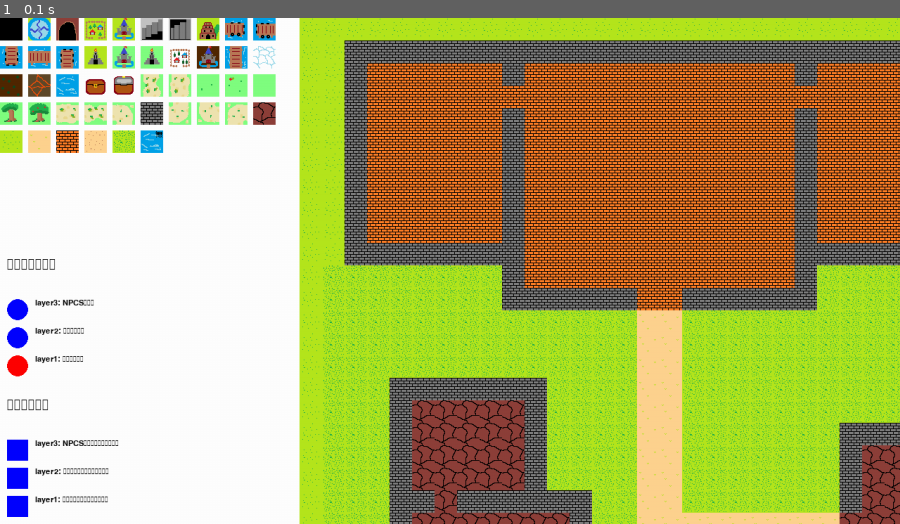
Above: before the commit, frame 1.
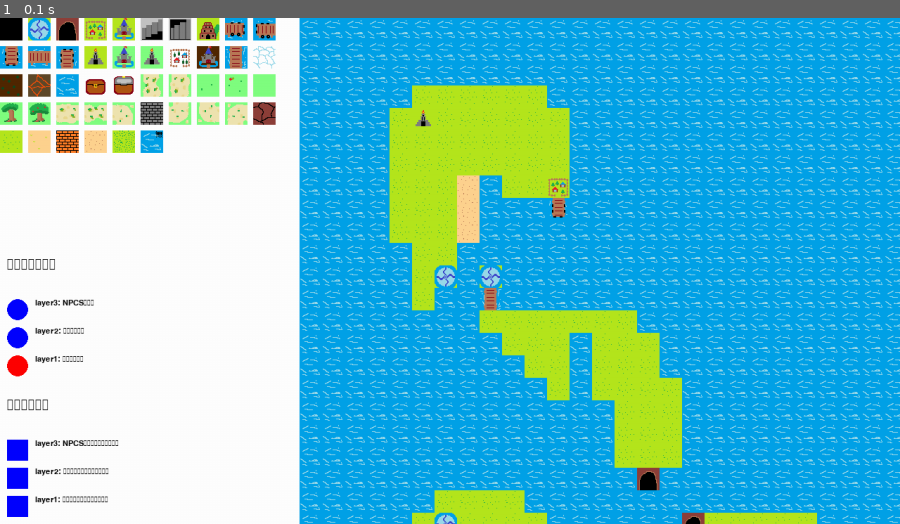
Above: after the commit, the same moment.

Repository: YahiroRyo/iot_game
Game: pygame game, started from map_editor/main.py
The game is run twice, just before and just after one commit, with the same random seed, the same clock (stepped at 60 frames per second) and the same inputs.
Inputs:
- Up to frame 1 (0.1 s): no input

The runs differ from the first frame. In frame 1, 65% of the frame differs, in the area x 33-100%, y 0-100%.

Commit message:
海のバグ修正

Diff:
--- a/map_editor/config.py
+++ b/map_editor/config.py
@@ -15,7 +15,7 @@
 #
 # ////////////////////////////////////////////////
 MAP_IS_LOAD = True
-MAP_NAME = "ジルジノ"
+MAP_NAME = "海"
 MAP_WIDTH = 48
 MAP_HEIGHT = 48
 MAP_MSIZE = 32
--- a/maps/海.json
+++ b/maps/海.json
@@ -2,8 +2,7 @@
   "name": "海",
   "conf": {
     "monster_info": {
-      "kinds": [
-      ],
+      "kinds": [],
       "min": 0,
       "max": 0
     }
@@ -23,17 +22,31 @@
         ]
       },
       {
-        "name": "to_land",
+        "name": "to_sea",
         "pos": [
           11,
-          8
+          9
+        ]
+      },
+      {
+        "name": "to_sea",
+        "pos": [
+          10,
+          9
+        ]
+      },
+      {
+        "name": "to_sea",
+        "pos": [
+          12,
+          9
         ]
       },
       {
         "name": "to_sea",
         "pos": [
           11,
-          9
+          8
         ]
       }
     ],
